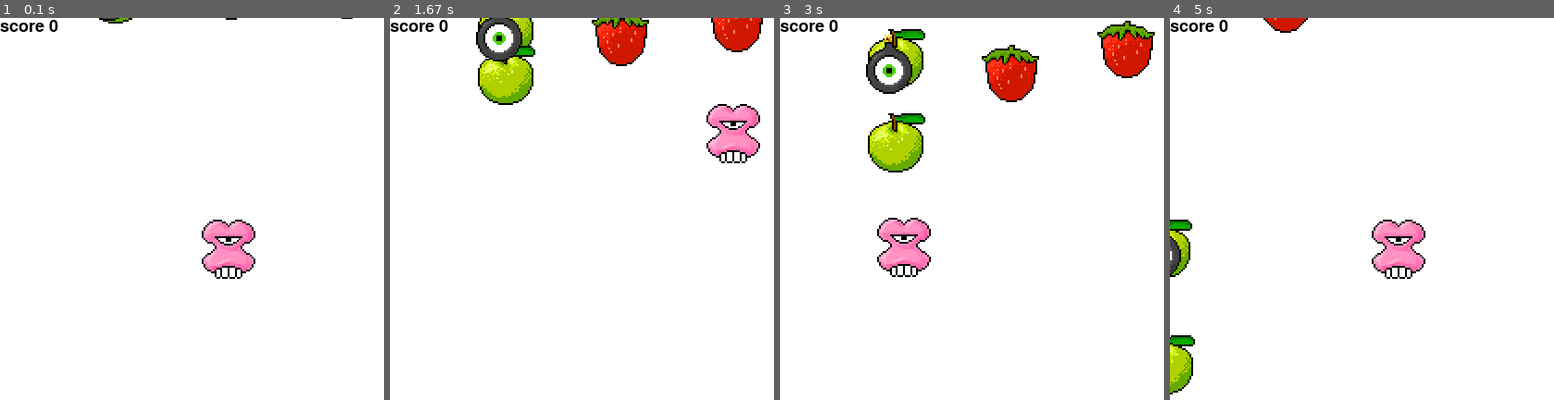
Above: before the commit, frames 1-4 (left to right).
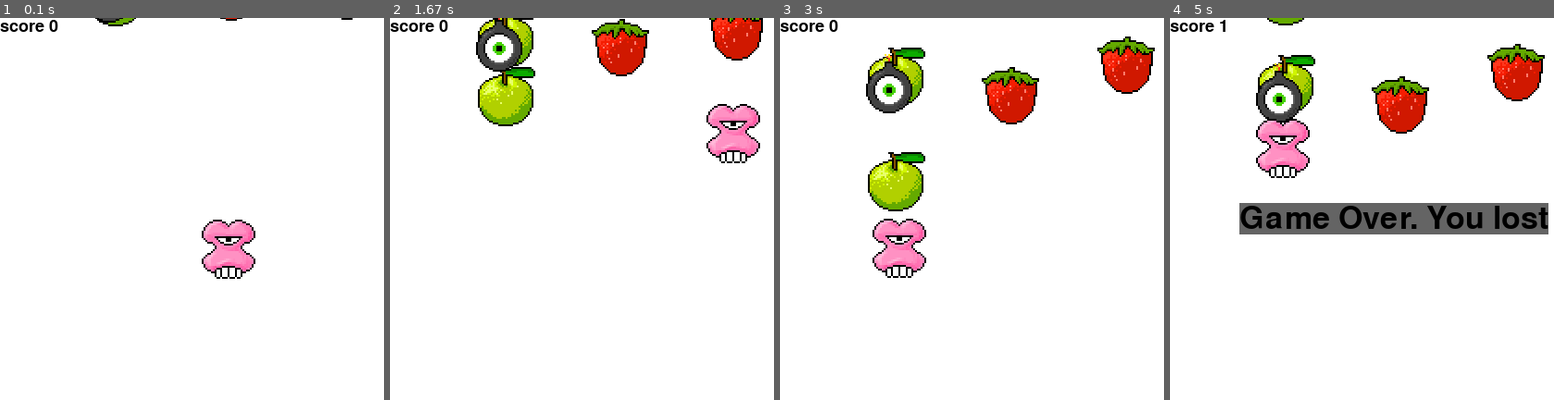
Above: after the commit, the same moments.

Repository: dejmedus/acs-1111-pygame
Game: pygame game, started from game.py
The game is run twice, just before and just after one commit, with the same random seed, the same clock (stepped at 60 frames per second) and the same inputs.
Inputs:
- Up to frame 1 (0.1 s): no input
- Up to frame 2 (1.67 s): hold Right 0.33-0.8 s; hold Up 0.83-1.13 s; hold Right 1.17-1.63 s
- Up to frame 3 (3 s): hold Left 1.67-2.2 s; hold Down 2.23-2.53 s; hold Left 2.57-2.97 s
- Up to frame 4 (5 s): hold Up 3-3.37 s

The runs differ from the first frame. In frame 1, 0.2% of the frame differs, in the area x 24-92%, y 0-3%; in frame 2, 5.3%; in frame 3, 11%; in frame 4, 16%, in the area x 0-99%, y 0-99%.

Commit message:
display win/lose message

Diff:
--- a/game.py
+++ b/game.py
@@ -60,24 +60,27 @@
             score += 1
             fruit.reset()
 
-            if score == 20:
-                print("You win!")
-                reset_game(clock)
+            if score == 100:
+                reset_game(screen, True)
 
         if pygame.sprite.collide_rect(player, bomb):
-            print("You hit a bomb!")
-            reset_game(clock)
+            reset_game(screen,  False)
 
         # Update the window
         pygame.display.flip()
 
         # tick the clock!
-        clock.tick(20 + score)
+        clock.tick(25 + score)
 
 
-def reset_game(clock):
-    clock.tick(0)
-    time.sleep(1)
+def reset_game(screen, has_won):
+    font = pygame.font.Font(None, 50)
+    text_surface = font.render(
+        f'Game Over. {"You won!" if has_won else "You lost"}', True, (0, 0, 0), (100, 100, 100))
+    screen.blit(text_surface, dest=(75, 200))
+    pygame.display.flip()
+
+    time.sleep(2)
     main()
 
 
